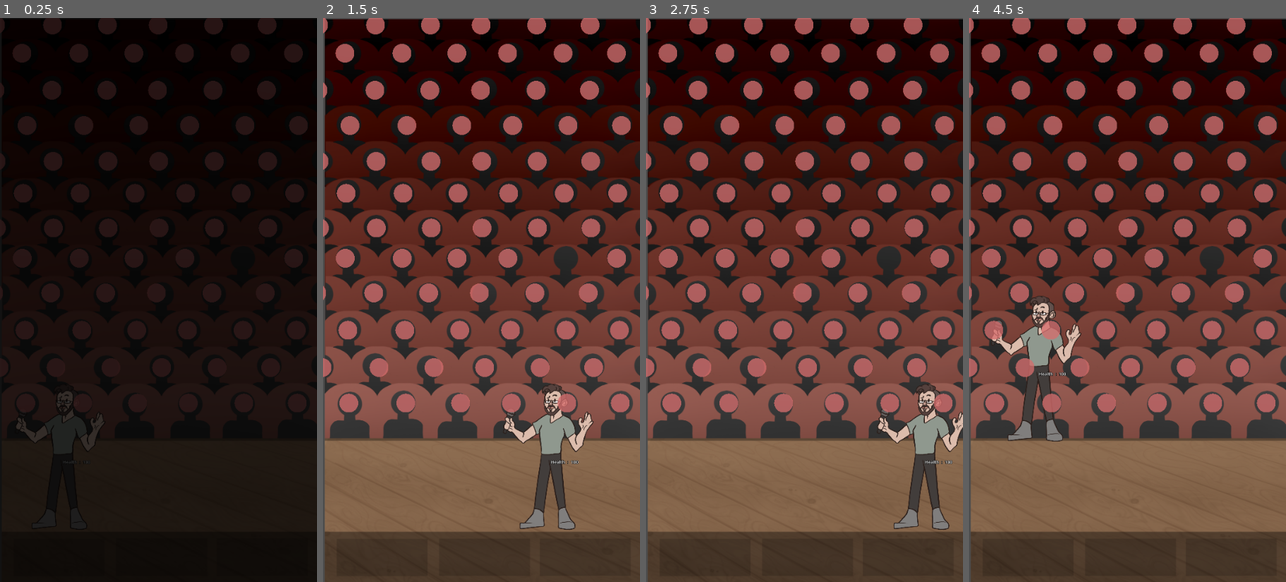
Above: before the commit, frames 1-4 (left to right).
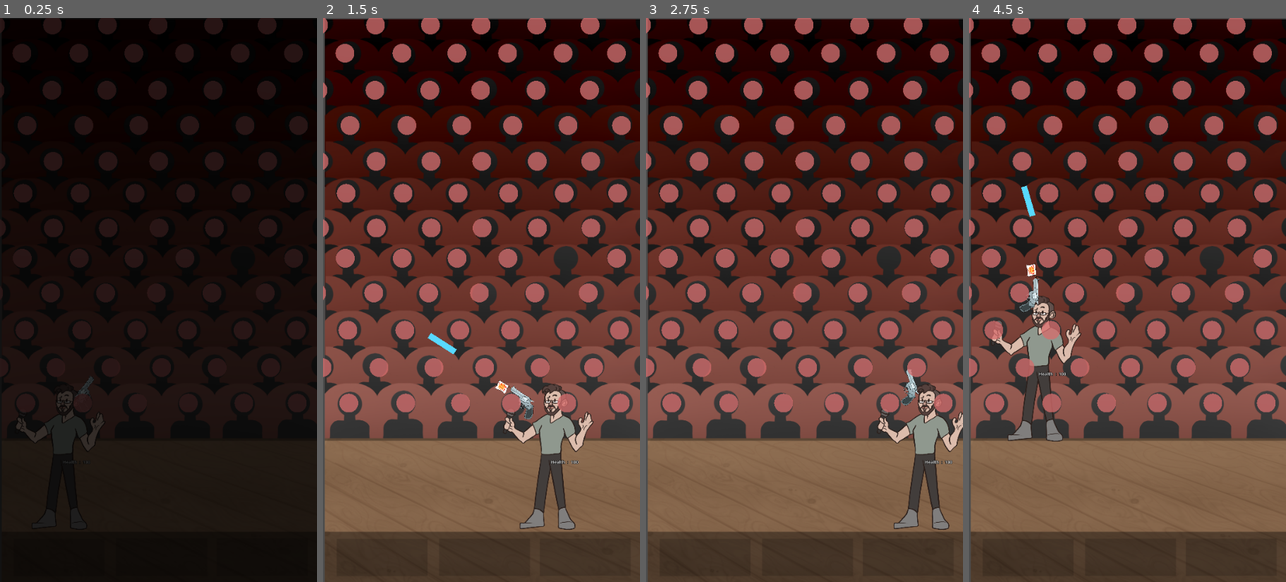
Above: after the commit, the same moments.

Repository: danmiltenberger/GlobalGameJam
Game: Godot game, scene res://LevelControl/root.tscn
Same seed, same stepped clock (60 frames per second), same inputs: the game is played once before the commit and once after it.
Inputs (mouse positions are in pixels of both pictures, inside the frame that each line leads up to):
- Up to frame 1 (0.25 s): no input
- Up to frame 2 (1.5 s): move the mouse to (551, 271) at 0.52 s; press the mouse at (551, 271) at 0.53 s; hold Right (ui_right) 0.53-1.28 s; move the mouse to (418, 328) at 1.27 s; release the mouse at (418, 328) at 1.28 s; hold Down (ui_down) from 1.28 s (still down); click (418, 328) at 1.35 s
- Up to frame 3 (2.75 s): move the mouse to (836, 175) at 2.02 s; release Down (ui_down) at 2.03 s; press the mouse at (836, 175) at 2.03 s; hold Right (ui_right) from 2.03 s (still down)
- Up to frame 4 (4.5 s): move the mouse to (1111, 412) at 2.77 s; release Right (ui_right) at 2.78 s; release the mouse at (1111, 412) at 2.78 s; hold Up (ui_up) 2.78-3.53 s; click (1111, 412) at 2.85 s; move the mouse to (1222, 384) at 3.52 s; press the mouse at (1222, 384) at 3.53 s; hold Left (ui_left) from 3.53 s (still down); move the mouse to (1032, 215) at 4.27 s; release the mouse at (1032, 215) at 4.28 s; click (1032, 215) at 4.35 s

The runs differ from the first frame. In frame 1, less than 0.1% of the frame differs, in the area x 23-30%, y 63-68%; in frame 2, 0.3%, in the area x 32-67%, y 55-72%; in frame 3, 0.2%; in frame 4, 0.3%.

Commit message:
Gun graphics

Diff:
--- a/Player/player.tscn
+++ b/Player/player.tscn
@@ -1,8 +1,9 @@
-[gd_scene load_steps=5 format=3 uid="uid://4jg1cfimm6ej"]
+[gd_scene load_steps=6 format=3 uid="uid://4jg1cfimm6ej"]
 
 [ext_resource type="Script" path="res://Player.gd" id="1_dt1rp"]
 [ext_resource type="Texture2D" uid="uid://cc2cowvhkm3tr" path="res://Graphics/Sully.png" id="2_3y420"]
 [ext_resource type="PackedScene" uid="uid://d1i32see57qax" path="res://Custom Components/inspect_component.tscn" id="3_7akyb"]
+[ext_resource type="PackedScene" uid="uid://pioiwm2jyoih" path="res://Weapons/gun_1.tscn" id="4_5ap0g"]
 
 [sub_resource type="CapsuleShape2D" id="CapsuleShape2D_dddic"]
 radius = 63.0
@@ -25,3 +26,6 @@
 [node name="CollisionShape2D" type="CollisionShape2D" parent="."]
 position = Vector2(10, -263)
 shape = SubResource("CapsuleShape2D_dddic")
+
+[node name="Gun1" parent="." instance=ExtResource("4_5ap0g")]
+position = Vector2(0, -308)
--- a/Weapons/gun_1.gd
+++ b/Weapons/gun_1.gd
@@ -8,9 +8,20 @@
 var cooldown_remaining_sec: float = 0.0
 
 @onready var marker: Marker2D = get_node("InstancePoint")
+@onready var left: Node2D = get_node("Left")
+@onready var right: Node2D = get_node("Right")
+@onready var left_shoot: Node2D = get_node("Left/Shoot")
+@onready var right_shoot: Node2D = get_node("Right/Shoot")
+
+@onready var shoot_graphic_timer := Timer.new()
 
 func _ready() -> void:
-	print_debug("gun 1 ready")
+	shoot_graphic_timer.one_shot = true
+	shoot_graphic_timer.wait_time = cooldown_base_sec
+	shoot_graphic_timer.connect("timeout", reset_shoot_graphic)
+	add_child(shoot_graphic_timer)
+	left_shoot.hide()
+	right_shoot.hide()
 
 func _process(delta: float) -> void:
 	# point to mouse
@@ -19,10 +30,18 @@
 	var angle_to_mouse := gun_to_mouse.angle()
 	rotation = angle_to_mouse
 
+	# toggle left or right graphics
+	if abs(angle_to_mouse) > PI/2:
+		left.show()
+		right.hide()
+	else:
+		left.hide()
+		right.show()
+
 	# shoot automatically
 	cooldown_remaining_sec -= delta
 	if cooldown_remaining_sec <= 0.0:
-		if Input.is_action_pressed("shoot"):
+		if Input.is_action_just_pressed("shoot"):
 			shoot()
 
 func shoot():
@@ -31,3 +50,10 @@
 	get_tree().get_current_scene().add_child(bullet)
 	bullet.global_position = marker.global_position
 	bullet.rotation = rotation
+	left_shoot.show()
+	right_shoot.show()
+	shoot_graphic_timer.start()
+
+func reset_shoot_graphic():
+	left_shoot.hide()
+	right_shoot.hide()
--- a/Weapons/gun_1.tscn
+++ b/Weapons/gun_1.tscn
@@ -1,20 +1,47 @@
-[gd_scene load_steps=4 format=3 uid="uid://pioiwm2jyoih"]
+[gd_scene load_steps=6 format=3 uid="uid://pioiwm2jyoih"]
 
-[ext_resource type="Texture2D" uid="uid://c1xn6ejsbqdbd" path="res://Graphics/Placeholder/kenny_tilesheet.png" id="1_1ku8r"]
 [ext_resource type="Script" path="res://Weapons/gun_1.gd" id="1_kb3em"]
-[ext_resource type="PackedScene" path="res://Weapons/bullet_1.tscn" id="2_dhpsx"]
+[ext_resource type="PackedScene" uid="uid://dlukjfs2piam1" path="res://Weapons/bullet_1.tscn" id="2_dhpsx"]
+[ext_resource type="Texture2D" uid="uid://r1nd8hyahrp8" path="res://Graphics/Gun1.png" id="3_rk0yx"]
+[ext_resource type="Texture2D" uid="uid://cbsmdr8o22exl" path="res://Graphics/Gun1_Badum.png" id="4_blq6n"]
+[ext_resource type="Texture2D" uid="uid://bokthx3wvhs7q" path="res://Graphics/Gun1_Badum_Left.png" id="5_1rdgl"]
 
 [node name="Gun1" type="Node2D"]
 script = ExtResource("1_kb3em")
 bullet_scn = ExtResource("2_dhpsx")
-cooldown_base_sec = 0.12
+cooldown_base_sec = 0.5
 
-[node name="Sprite2D" type="Sprite2D" parent="."]
-position = Vector2(51, 2.08165e-12)
-rotation = 1.5708
-texture = ExtResource("1_1ku8r")
-region_enabled = true
+[node name="Left" type="Node2D" parent="."]
+
+[node name="Base" type="Sprite2D" parent="Left"]
+position = Vector2(258.8, -48.8)
+rotation = -3.14159
+scale = Vector2(0.18, 0.18)
+texture = ExtResource("3_rk0yx")
+region_rect = Rect2(320, 576, 64, 64)
+
+[node name="Shoot" type="Sprite2D" parent="Left"]
+position = Vector2(258.8, -48.8)
+rotation = -3.14159
+scale = Vector2(0.18, 0.18)
+texture = ExtResource("4_blq6n")
+region_rect = Rect2(320, 576, 64, 64)
+
+[node name="Right" type="Node2D" parent="."]
+
+[node name="Base" type="Sprite2D" parent="Right"]
+position = Vector2(258.8, 45.2)
+rotation = -3.14159
+scale = Vector2(0.18, -0.18)
+texture = ExtResource("3_rk0yx")
+region_rect = Rect2(320, 576, 64, 64)
+
+[node name="Shoot" type="Sprite2D" parent="Right"]
+position = Vector2(258.8, 45.2)
+rotation = -3.14159
+scale = Vector2(0.18, -0.18)
+texture = ExtResource("5_1rdgl")
 region_rect = Rect2(320, 576, 64, 64)
 
 [node name="InstancePoint" type="Marker2D" parent="."]
-position = Vector2(65, 2.08165e-12)
+position = Vector2(319.6, 2.08165e-12)
Binary file added: Graphics/Gun1.png
Not shown, added: Graphics/Gun1.png.import
Binary file added: Graphics/Gun1_Badum.png
Not shown, added: Graphics/Gun1_Badum.png.import
Binary file added: Graphics/Gun1_Badum_Left.png
Not shown, added: Graphics/Gun1_Badum_Left.png.import
Not shown, added: Graphics/Gun1_Badum.png-autosave.kra
Not shown, removed: Graphics/Square.png-autosave.kra
